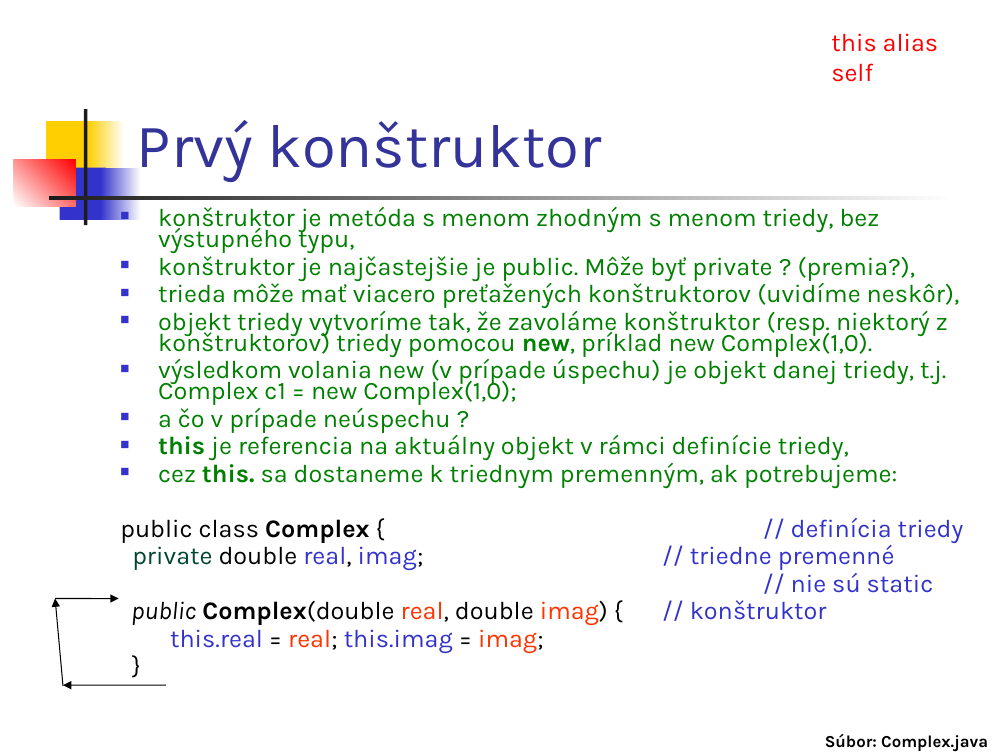
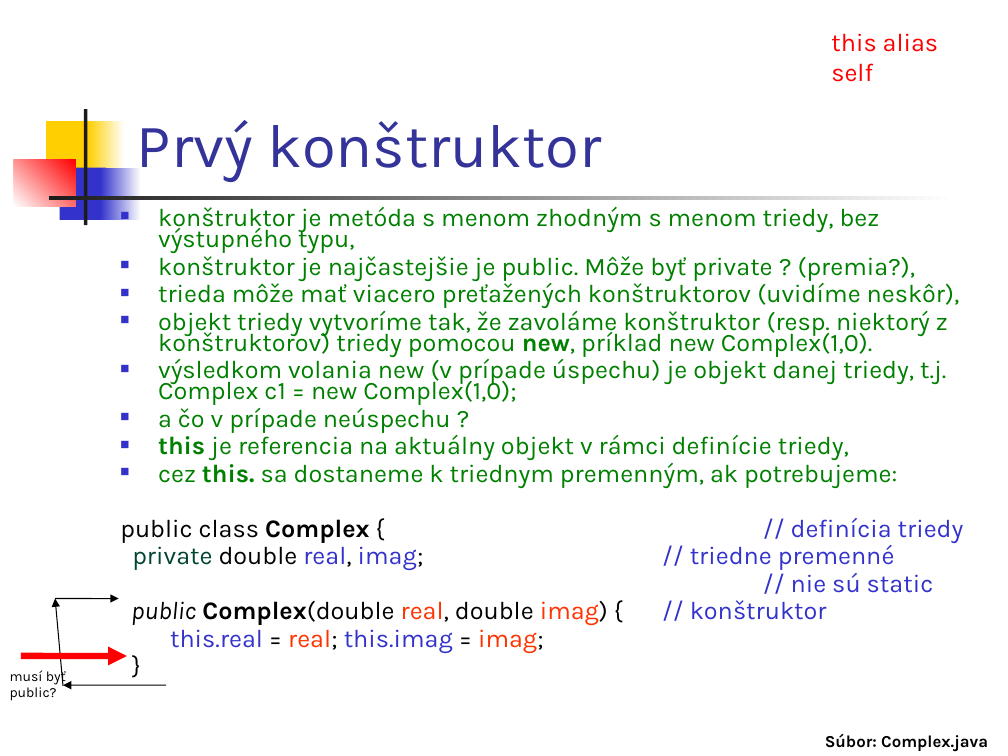
Before and after one commit to Programovanie4/Prednasky, a slide deck: slide 11 of 03/03_java.ppt. Drawn at 1008x756 pixels with LibreOffice and Linux fonts; fonts in the diff are those of the drawing. Boxes give left, top, right and bottom in pixels: in the first picture for what was removed or moved away, otherwise in the second. Text is boxed around its words. In the diff, an @@ line names an element or a change of style, - is before the commit and + after.

```diff
--- a/03/03_java.ppt
+++ b/03/03_java.ppt
@@ arrow added from (21, 656) to (127, 656), #FF0000 4.51 pt @@
@@ text added at box(10, 668, 66, 701), 10 pt, text #000000 @@
+musí byť public?
```
Also in this commit, not shown: 2 other slides changed, 2 other files.
